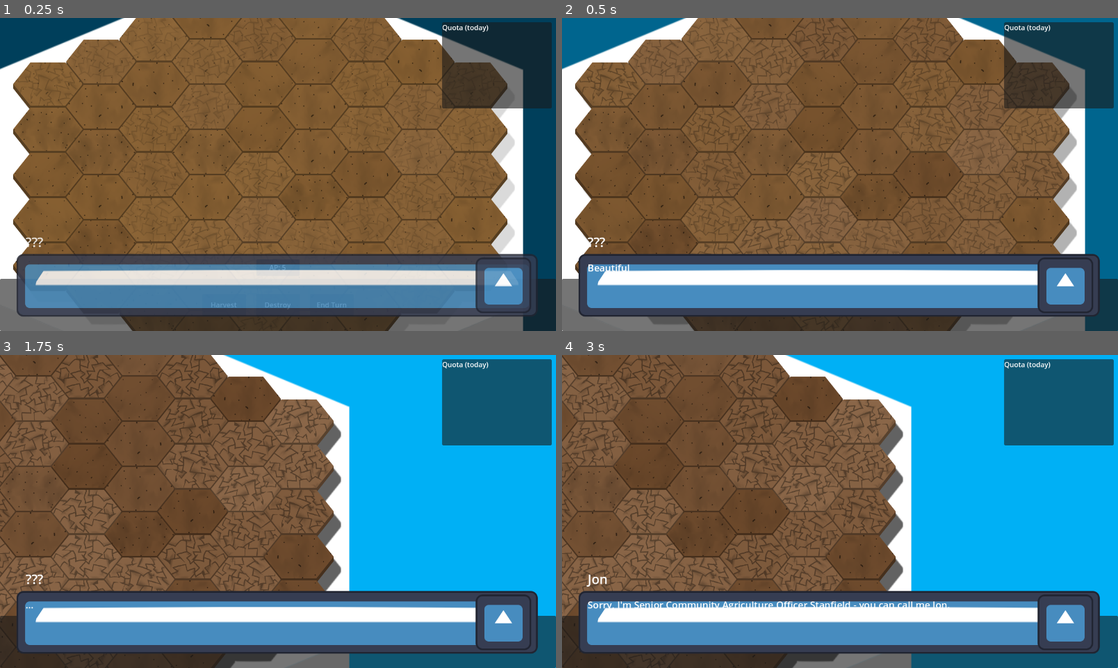
Above: before the commit, frames 1-4 (two rows, left to right).
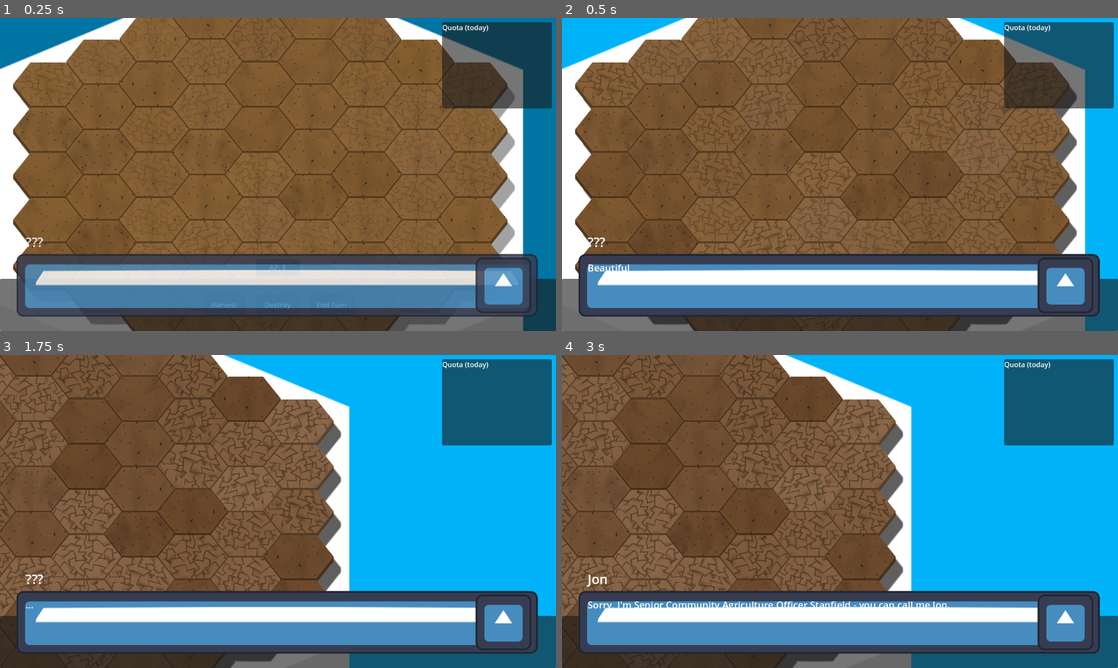
Above: after the commit, the same moments.

Repository: CiaranWoodward/LD54
Game: Godot game, scene res://Level.tscn
Two runs of this game, one before a commit and one after it. Both use one fixed random seed, a clock stepped at 60 frames per second and the inputs below. The engine's default icon, where the game draws it, is replaced by a stand-in: a white triangle on a blue panel in a dark square.
Inputs (mouse positions are in pixels of both pictures, inside the frame that each line leads up to):
- Up to frame 1 (0.25 s): no input
- Up to frame 2 (0.5 s): no input
- Up to frame 3 (1.75 s): move the mouse to (400, 495) at 0.52 s; hold Right (ui_right) 0.53-1.25 s; click (400, 495) at 0.6 s; drag from (166, 527) to (250, 574) at 1.27 s
- Up to frame 4 (3 s): click "Harvest" at 2 s; click "Destroy" at 2.75 s

The runs differ from the first frame. In frame 1, 9.7% of the frame differs, in the area x 0-100%, y 0-100%; in frame 2, 10%; in frame 3, less than 0.1%; in frame 4, less than 0.1%.

Commit message:
Speed up the sun

Diff:
--- a/Level.tscn
+++ b/Level.tscn
@@ -357,7 +357,7 @@
 }
 
 [node name="DayCycle" type="AnimationPlayer" parent="."]
-speed_scale = 0.2
+speed_scale = 0.5
 libraries = {
 "": SubResource("AnimationLibrary_ibd4w")
 }
